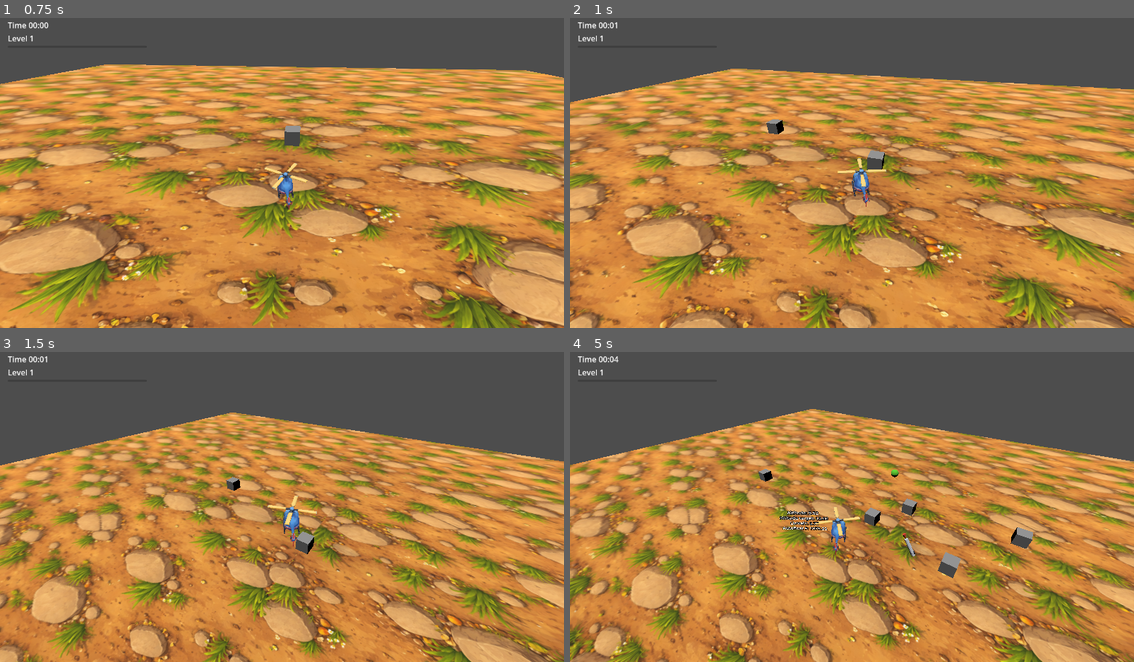
Above: before the commit, frames 1-4 (two rows, left to right).
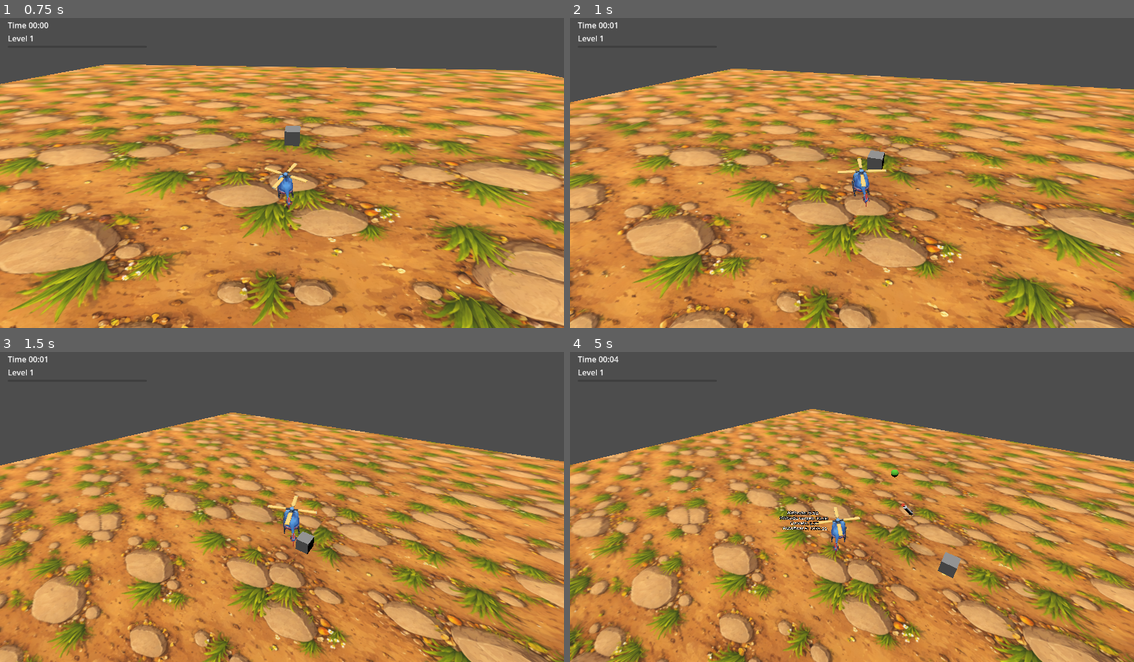
Above: after the commit, the same moments.

Repository: tokkoro/hordecopter
Game: Godot game, scene res://theworld.tscn
The game is run twice, just before and just after one commit, with the same random seed, the same clock (stepped at 60 frames per second) and the same inputs.
Inputs:
- Up to frame 1 (0.75 s): hold D (p1_thrust_right) from 0.53 s (still down); hold Q (p1_rotate_ccw) from 0.53 s (still down)
- Up to frame 2 (1 s): keep holding D (p1_thrust_right); keep holding Q (p1_rotate_ccw)
- Up to frame 3 (1.5 s): release D (p1_thrust_right) at 1.28 s; release Q (p1_rotate_ccw) at 1.28 s; hold S (p1_thurst_backward) from 1.28 s (still down); tap E (p1_rotate_cw) at 1.35 s
- Up to frame 4 (5 s): release S (p1_thurst_backward) at 2.03 s; hold D (p1_thrust_right) 2.03-2.78 s; tap one key every 0.75 s from 2.1 s: G (p1_show_info_toggle) 1 (p1_weapon_1) 2 (p1_weapon_2) 3 (p1_weapon_3); hold W (p1_thrust_forward) 2.78-3.53 s; hold A (p1_thurst_left) from 3.53 s (still down)

Frame 1 is identical in both runs. In frame 2, 0.1% of the frame differs, in the area x 34-38%, y 32-38%; in frame 3, less than 0.1%; in frame 4, 0.5%, in the area x 33-83%, y 37-66%.

Commit message:
feat(enemies): add flyover spawn waves

Diff:
--- a/hordecopter-godot/enemies/enemy_spawner.gd
+++ b/hordecopter-godot/enemies/enemy_spawner.gd
@@ -1,14 +1,20 @@
 ###############################################################
 # enemies/enemy_spawner.gd
 # Key Classes      • EnemySpawner – timed enemy spawn controller
-# Key Functions    • _spawn_enemy() – instance and place an enemy
+# Key Functions    • _spawn_group() – instance and place a batch of enemies
+#                 • _spawn_flyover_enemy() – spawn a flyover enemy outside the map
 # Critical Consts  • n/a
-# Editor Exports   • enemy_scene: PackedScene – enemy to spawn
+# Editor Exports   • ground_enemy_scene: PackedScene – wandering enemy type
+#                 • flyover_enemy_scene: PackedScene – flyover enemy type
 #                 • spawn_interval: float – time between spawns
 #                 • max_enemies: int – global enemy cap
-#                 • spawn_radius: float – radius around spawner
-#                 • spawn_height: float – vertical spawn offset
+#                 • group_size: int – count spawned per wave
+#                 • map_size: float – world size in meters
+#                 • spawn_height: float – ground enemy vertical offset
+#                 • flyover_height: float – flyover enemy height
+#                 • flyover_spawn_margin: float – extra distance from map edge
 # Dependencies     • res://enemies/test_enemy.tscn (assigned in scene)
+#                 • res://enemies/flyover_enemy.tscn (assigned in scene)
 #                 • res://game_state.gd
 # Last Major Rev   • 25-09-27 – add time-based enemy scaling
 ###############################################################
@@ -16,11 +22,15 @@
 class_name EnemySpawner
 extends Node3D
 
-@export var enemy_scene: PackedScene
-@export var spawn_interval: float = 1.0
+@export var ground_enemy_scene: PackedScene
+@export var flyover_enemy_scene: PackedScene
+@export var spawn_interval: float = 5.0
 @export var max_enemies: int = 100
-@export var spawn_radius: float = 20.0
+@export var group_size: int = 3
+@export var map_size: float = 100.0
 @export var spawn_height: float = 0.6
+@export var flyover_height: float = 6.0
+@export var flyover_spawn_margin: float = 20.0
 
 var enemy_spawner_elapsed: float = 0.0
 var enemy_spawner_rng: RandomNumberGenerator = RandomNumberGenerator.new()
@@ -33,11 +43,14 @@
 
 
 func _process(delta: float) -> void:
-	if enemy_scene == null:
+	if ground_enemy_scene == null:
 		if not enemy_spawner_warned_missing_scene:
-			enemy_spawner_warned_missing_scene = true
-			push_warning("EnemySpawner: enemy_scene is missing; cannot spawn enemies.")
-		return
+					enemy_spawner_warned_missing_scene = true
+					push_warning("EnemySpawner: ground_enemy_scene is missing; cannot spawn enemies.")
+	if flyover_enemy_scene == null:
+		if not enemy_spawner_warned_missing_scene:
+					enemy_spawner_warned_missing_scene = true
+					push_warning("EnemySpawner: flyover_enemy_scene is missing; cannot spawn enemies.")
 	if spawn_interval <= 0.0:
 		if not enemy_spawner_warned_bad_interval:
 			enemy_spawner_warned_bad_interval = true
@@ -46,31 +59,80 @@
 	enemy_spawner_elapsed += delta
 	while enemy_spawner_elapsed >= spawn_interval:
 		enemy_spawner_elapsed -= spawn_interval
-		if _can_spawn():
-			_spawn_enemy()
+		if _can_spawn(group_size):
+			_spawn_group()
 		else:
 			break
 
 
-func _can_spawn() -> bool:
-	return get_tree().get_nodes_in_group("enemies").size() < max_enemies
+func _can_spawn(requested_count: int) -> bool:
+	return get_tree().get_nodes_in_group("enemies").size() + requested_count <= max_enemies
 
 
-func _spawn_enemy() -> void:
-	var enemy_spawner_instance: Node3D = enemy_scene.instantiate()
-	var enemy_spawner_offset: Vector3 = _random_offset()
+func _spawn_group() -> void:
+	var enemy_spawner_pick_ground: bool = enemy_spawner_rng.randf() < 0.5
+	for enemy_spawner_index in range(group_size):
+		if enemy_spawner_pick_ground:
+			_spawn_ground_enemy()
+		else:
+			_spawn_flyover_enemy()
+
+
+func _spawn_ground_enemy() -> void:
+	var enemy_spawner_instance: Node3D = ground_enemy_scene.instantiate()
 	get_tree().current_scene.add_child(enemy_spawner_instance)
-	enemy_spawner_instance.global_position = global_position + enemy_spawner_offset
+	enemy_spawner_instance.global_position = _random_ground_position()
 	_apply_time_scaling(enemy_spawner_instance)
 
 
-func _random_offset() -> Vector3:
-	var enemy_spawner_angle: float = enemy_spawner_rng.randf_range(0.0, TAU)
-	var enemy_spawner_radius: float = sqrt(enemy_spawner_rng.randf()) * spawn_radius
+func _spawn_flyover_enemy() -> void:
+	var enemy_spawner_instance: Node3D = flyover_enemy_scene.instantiate()
+	var enemy_spawner_side: int = enemy_spawner_rng.randi_range(0, 3)
+	var enemy_spawner_half: float = map_size * 0.5
+	var enemy_spawner_margin: float = enemy_spawner_half + flyover_spawn_margin
+	var enemy_spawner_position: Vector3 = Vector3.ZERO
+	var enemy_spawner_direction: Vector3 = Vector3.ZERO
+	match enemy_spawner_side:
+		0:
+			enemy_spawner_position = Vector3(
+				-enemy_spawner_margin,
+				flyover_height,
+				enemy_spawner_rng.randf_range(-enemy_spawner_half, enemy_spawner_half)
+			)
+			enemy_spawner_direction = Vector3.RIGHT
+		1:
+			enemy_spawner_position = Vector3(
+				enemy_spawner_margin,
+				flyover_height,
+				enemy_spawner_rng.randf_range(-enemy_spawner_half, enemy_spawner_half)
+			)
+			enemy_spawner_direction = Vector3.LEFT
+		2:
+			enemy_spawner_position = Vector3(
+				enemy_spawner_rng.randf_range(-enemy_spawner_half, enemy_spawner_half),
+				flyover_height,
+				-enemy_spawner_margin
+			)
+			enemy_spawner_direction = Vector3.FORWARD
+		3:
+			enemy_spawner_position = Vector3(
+				enemy_spawner_rng.randf_range(-enemy_spawner_half, enemy_spawner_half),
+				flyover_height,
+				enemy_spawner_margin
+			)
+			enemy_spawner_direction = Vector3.BACK
+	enemy_spawner_instance.global_position = enemy_spawner_position
+	if enemy_spawner_instance.has_method("configure_flyover"):
+		enemy_spawner_instance.call("configure_flyover", enemy_spawner_direction)
+	get_tree().current_scene.add_child(enemy_spawner_instance)
+
+
+func _random_ground_position() -> Vector3:
+	var enemy_spawner_half: float = map_size * 0.5
 	return Vector3(
-		cos(enemy_spawner_angle) * enemy_spawner_radius,
+		enemy_spawner_rng.randf_range(-enemy_spawner_half, enemy_spawner_half),
 		spawn_height,
-		sin(enemy_spawner_angle) * enemy_spawner_radius
+		enemy_spawner_rng.randf_range(-enemy_spawner_half, enemy_spawner_half)
 	)
 
 
--- /dev/null
+++ b/hordecopter-godot/enemies/flyover_enemy.gd
@@ -0,0 +1,40 @@
+###############################################################
+# enemies/flyover_enemy.gd
+# Key Classes      • FlyoverEnemy – high-speed flyover target
+# Key Functions    • configure_flyover() – set travel direction
+#                 • apply_damage() – reduce health and despawn
+# Critical Consts  • n/a
+# Editor Exports   • health: float – hit points
+#                 • flyover_speed: float – travel speed
+# Dependencies     • n/a
+# Last Major Rev   • 25-09-26 – initial flyover enemy
+###############################################################
+
+class_name FlyoverEnemy
+extends CharacterBody3D
+
+@export var health: float = 10.0
+@export var flyover_speed: float = 18.0
+
+var flyover_enemy_direction: Vector3 = Vector3.FORWARD
+
+
+func _ready() -> void:
+	add_to_group("enemies")
+	flyover_enemy_direction = flyover_enemy_direction.normalized()
+
+
+func _physics_process(_delta: float) -> void:
+	velocity = flyover_enemy_direction * flyover_speed
+	move_and_slide()
+
+
+func configure_flyover(direction: Vector3) -> void:
+	if direction != Vector3.ZERO:
+		flyover_enemy_direction = direction.normalized()
+
+
+func apply_damage(amount: float) -> void:
+	health -= amount
+	if health <= 0.0:
+		queue_free()
--- /dev/null
+++ b/hordecopter-godot/enemies/flyover_enemy.tscn
@@ -0,0 +1,18 @@
+[gd_scene format=3]
+
+[ext_resource type="Script" path="res://enemies/flyover_enemy.gd" id="1_flyover_enemy"]
+
+[sub_resource type="BoxMesh" id="BoxMesh_flyover"]
+size = Vector3(1.0, 0.6, 2.0)
+
+[sub_resource type="BoxShape3D" id="BoxShape3D_flyover"]
+size = Vector3(1.0, 0.6, 2.0)
+
+[node name="FlyoverEnemy" type="CharacterBody3D"]
+script = ExtResource("1_flyover_enemy")
+
+[node name="MeshInstance3D" type="MeshInstance3D" parent="."]
+mesh = SubResource("BoxMesh_flyover")
+
+[node name="CollisionShape3D" type="CollisionShape3D" parent="."]
+shape = SubResource("BoxShape3D_flyover")
--- a/hordecopter-godot/theworld.tscn
+++ b/hordecopter-godot/theworld.tscn
@@ -7,6 +7,7 @@
 [ext_resource type="Script" uid="uid://ddl00pprsp08i" path="res://enemies/enemy_spawner.gd" id="5_enemy_spawner"]
 [ext_resource type="Script" uid="uid://dmc33xwrcnkm4" path="res://game_state.gd" id="6_game_state"]
 [ext_resource type="Script" uid="uid://cv67kn48d8rya" path="res://ui/hud.gd" id="7_hud"]
+[ext_resource type="PackedScene" path="res://enemies/flyover_enemy.tscn" id="6_flyover_enemy"]
 
 [sub_resource type="StandardMaterial3D" id="StandardMaterial3D_qn30u"]
 albedo_texture = ExtResource("2_wkxu0")
@@ -44,7 +45,8 @@
 
 [node name="EnemySpawner" type="Node3D" parent="." unique_id=617229623]
 script = ExtResource("5_enemy_spawner")
-enemy_scene = ExtResource("4_test_enemy")
+ground_enemy_scene = ExtResource("4_test_enemy")
+flyover_enemy_scene = ExtResource("6_flyover_enemy")
 
 [node name="GameState" type="Node" parent="." unique_id=205071287]
 script = ExtResource("6_game_state")
Not shown, added: hordecopter-godot/camera_3d.gd.uid
Not shown, added: hordecopter-godot/enemies/flyover_enemy.gd.uid
Not shown, added: hordecopter-godot/hordecopter.gd.uid
Not shown, added: hordecopter-godot/rollaus_pivot_piste.gd.uid
Not shown, added: hordecopter-godot/weapons/homing_missile.gd.uid
Not shown, added: hordecopter-godot/weapons/laser_beam.gd.uid
Not shown, added: hordecopter-godot/weapons/plasma_ball.gd.uid
Not shown, added: hordecopter-godot/weapons/weapon_definition.gd.uid
Not shown, added: hordecopter-godot/weapons/weapon_system.gd.uid
